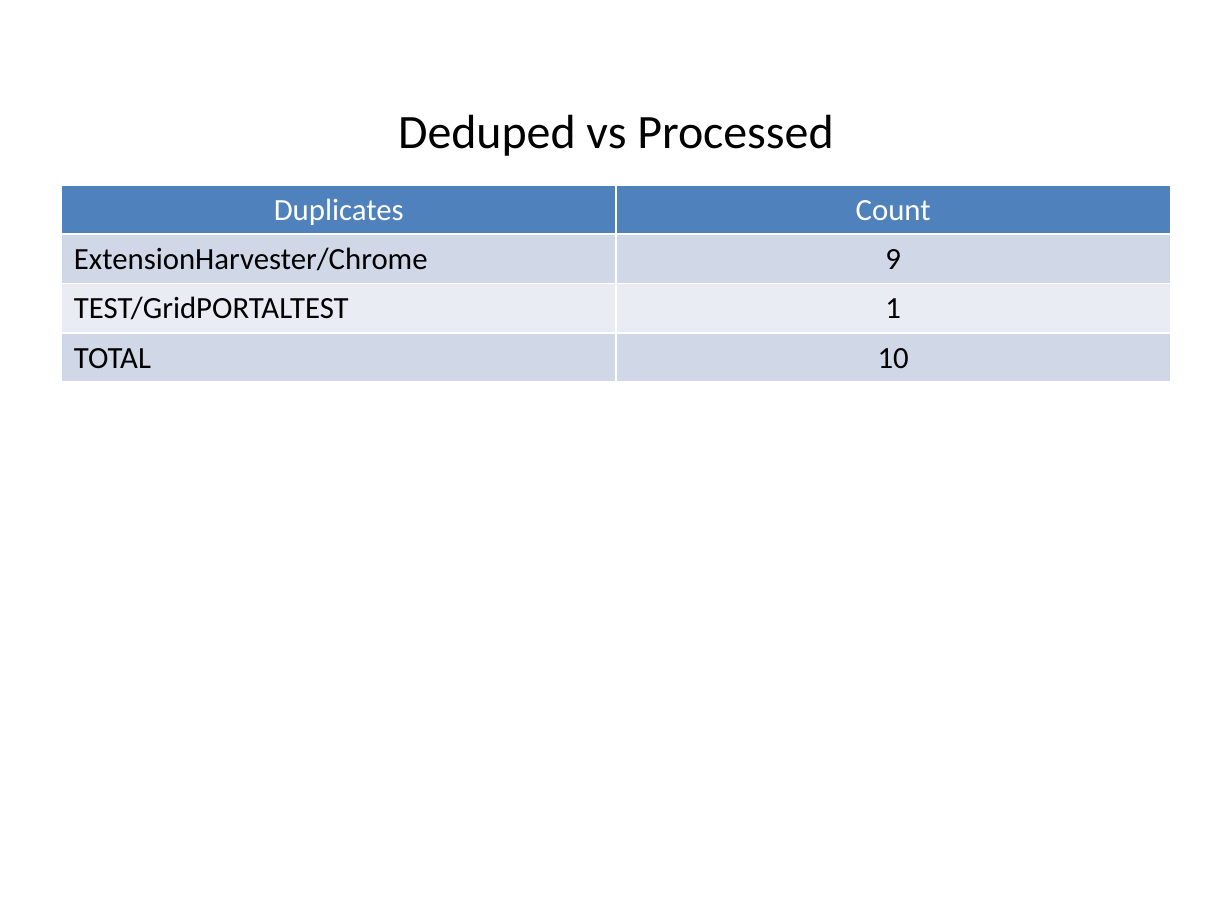
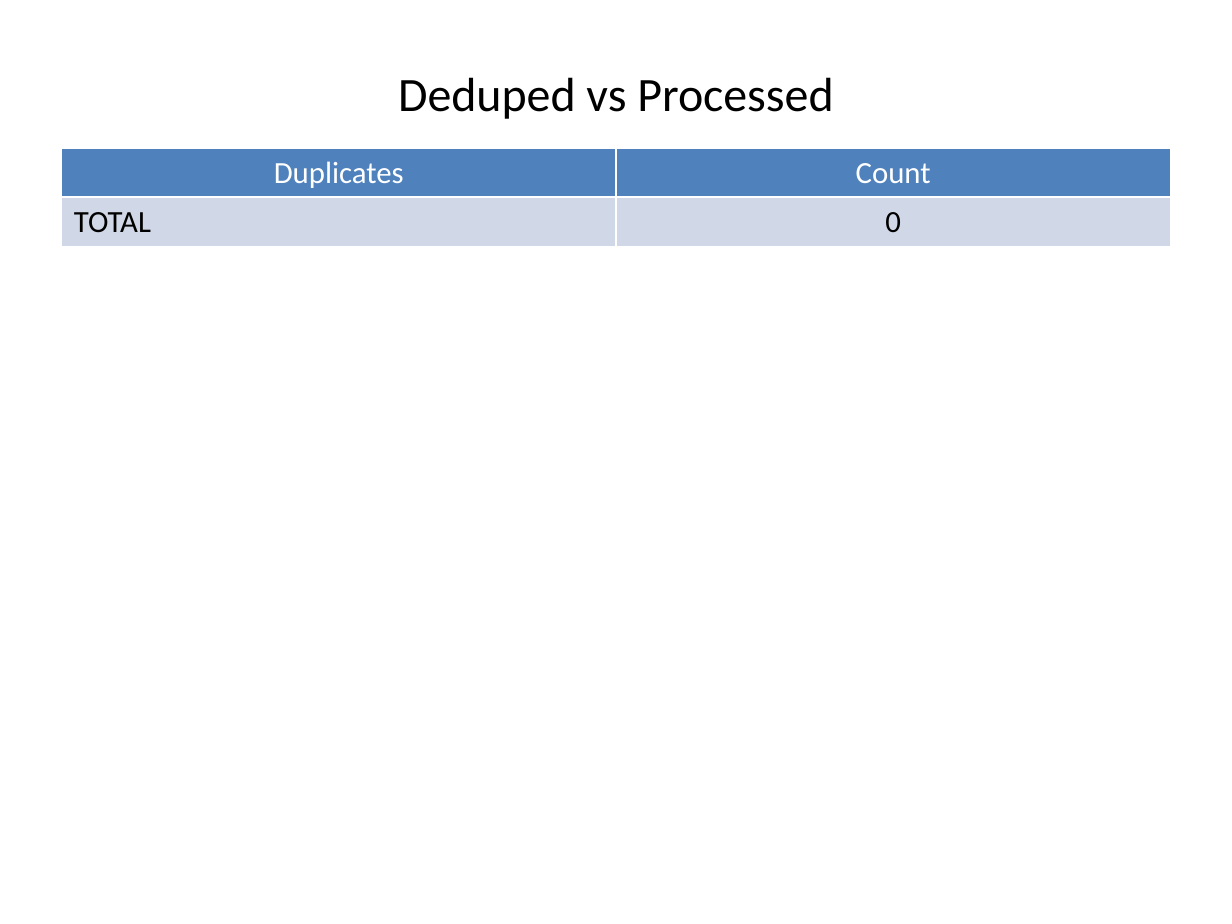
Before and after one commit to JezreelHazelEndaya/JRClient-, a slide deck: slide 3 of status_report.pptx. Drawn at 1232x924 pixels with LibreOffice and Linux fonts; fonts in the diff are those of the drawing. Boxes give left, top, right and bottom in pixels: in the first picture for what was removed or moved away, otherwise in the second. Text is boxed around its words. In the diff, an @@ line names an element or a change of style, - is before the commit and + after.

```diff
--- a/status_report.pptx
+++ b/status_report.pptx
@@ text "Deduped vs Processed": place and size @@
-text "Deduped vs Processed" at <box>398,114,833,156</box>
+text "Deduped vs Processed" at <box>398,77,833,119</box>
@@ table at <box>62,148,1170,246</box> @@
-row 2: ExtensionHarvester/Chrome | 9
-row 3: TEST/GridPORTALTEST | 1
-row 4: TOTAL | 10
+row 2: TOTAL | 0
@@ table: place and size @@
-table at <box>62,185,1170,373</box>
+table at <box>62,148,1170,246</box>
```
Also in this commit, not shown: 5 other slides changed, 2 slides added, 2 other files.
